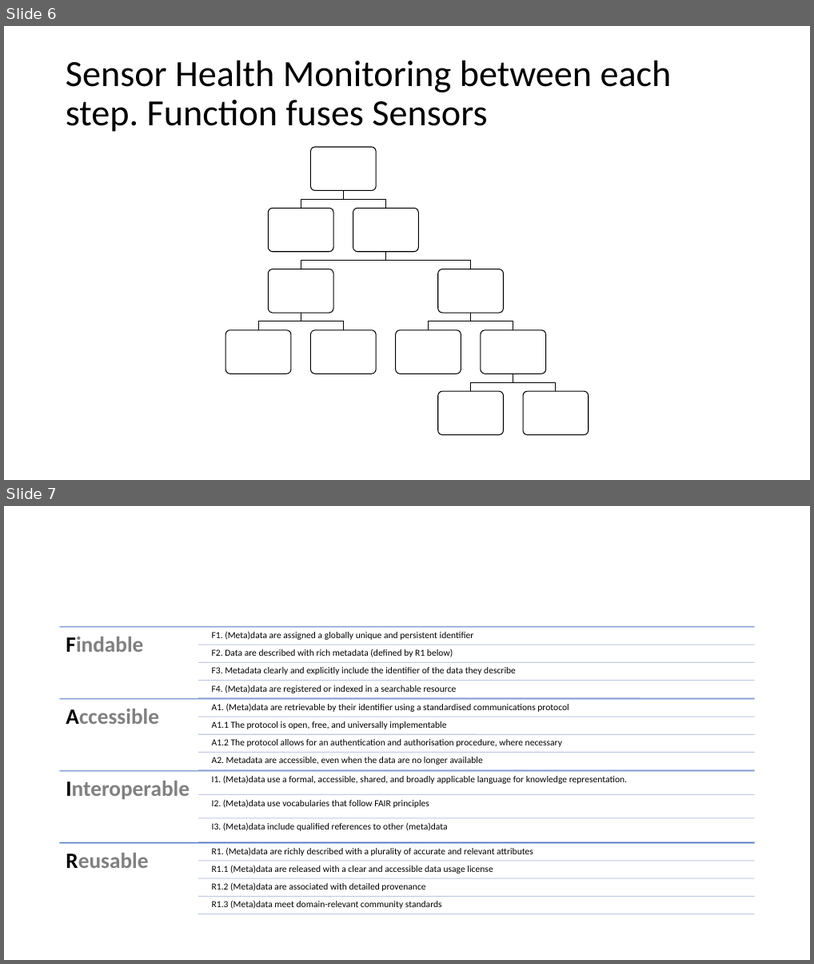
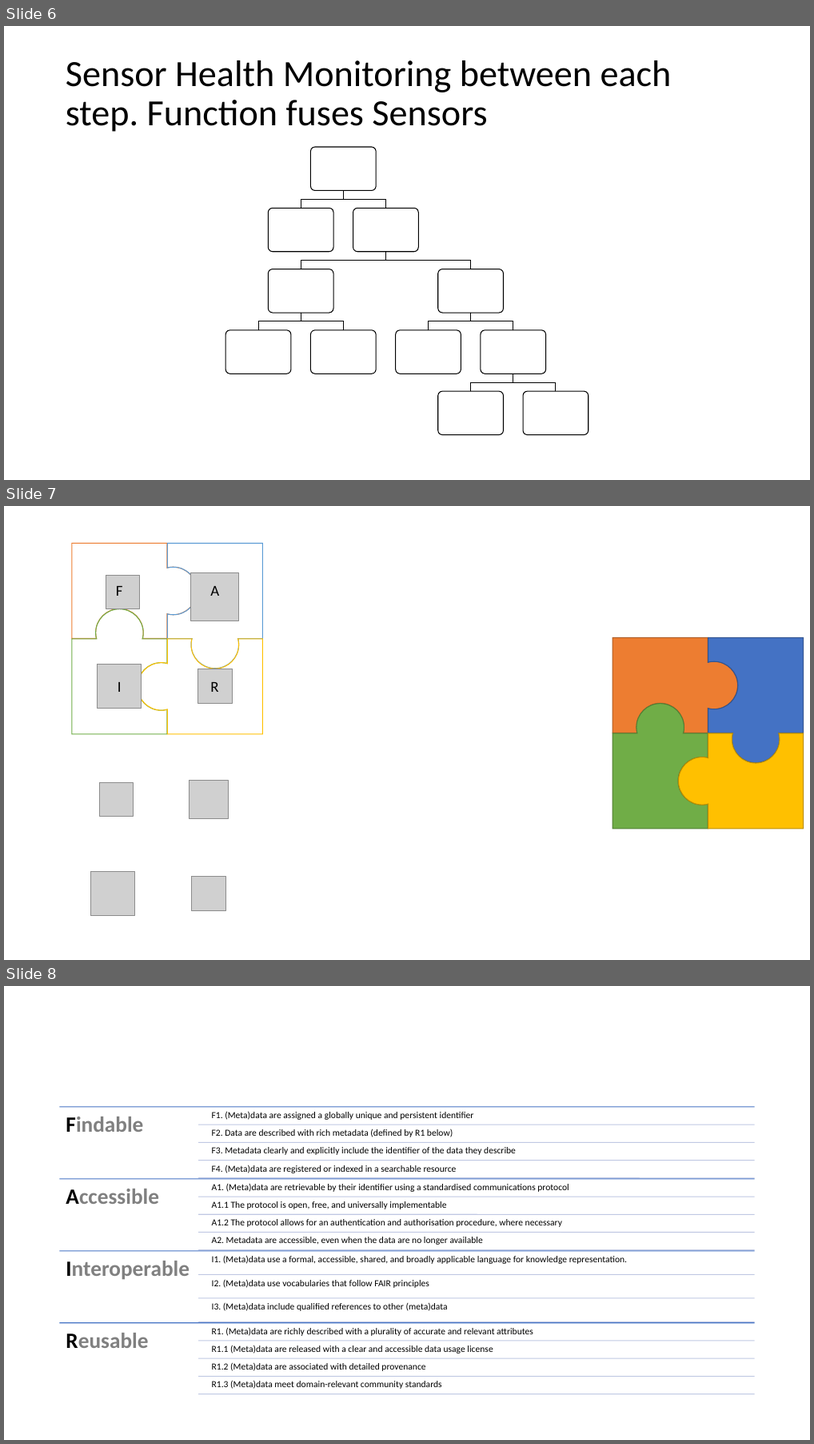
Before and after one commit to DLR-FX/shm_thesis, a slide deck: scratch.pptx. Shown one above the other, each under a label of ours: slides 6 and 7 before the commit, slides 6, 7 and 8 after it. The pictures are 814x964 and 814x1444 pixels, drawn with LibreOffice and Linux fonts; fonts in the diff are those of the drawing; grey boxes stand for pictures. Boxes give left, top, right and bottom in pixels: in the first picture for what was removed or moved away, otherwise in the second. Text is boxed around its words. In the diff, an @@ line names an element or a change of style, - is before the commit and + after.

```diff
--- a/scratch.pptx
+++ b/scratch.pptx
@@ slide 7 added at bbox=[4, 506, 810, 960], background #FFFFFF @@
@@ freeform shape added at bbox=[72, 544, 197, 639], outline #ED7D31 1 pt @@
@@ freeform shape added at bbox=[167, 544, 262, 668], outline #5B9BD5 1 pt @@
@@ picture added at bbox=[106, 576, 139, 609] @@
@@ picture added at bbox=[191, 572, 238, 620] @@
@@ text added at bbox=[116, 586, 123, 596], 18 pt, text #000000 @@
+F
@@ text added at bbox=[210, 586, 219, 596], 18 pt, text #000000 @@
+A
@@ freeform shape added at bbox=[72, 609, 166, 734], outline #70AD47 1 pt @@
@@ freeform shape added at bbox=[138, 639, 263, 734], outline #FFC000 1 pt @@
@@ freeform shape added at bbox=[613, 638, 738, 733], fill #ED7D31, outline #AF5C24 1 pt @@
@@ freeform shape added at bbox=[709, 638, 804, 763], fill #4472C4, outline #325491 1 pt @@
@@ picture added at bbox=[97, 664, 142, 708] @@
@@ picture added at bbox=[198, 668, 233, 704] @@
@@ text added at bbox=[118, 682, 122, 692], 18 pt, text #000000 @@
+I
@@ text added at bbox=[210, 682, 218, 692], 18 pt, text #000000 @@
+R
@@ freeform shape added at bbox=[613, 704, 708, 828], fill #70AD47, outline #538035 1 pt @@
@@ freeform shape added at bbox=[678, 733, 804, 828], fill #FFC000, outline #BD8E00 1 pt @@
@@ picture added at bbox=[99, 783, 133, 816] @@
@@ picture added at bbox=[190, 780, 229, 819] @@
@@ picture added at bbox=[90, 871, 134, 915] @@
@@ picture added at bbox=[191, 876, 226, 910] @@
@@ what was slide 7 is now slide 8 @@
```
Also in this commit, not shown: 16 other files.
